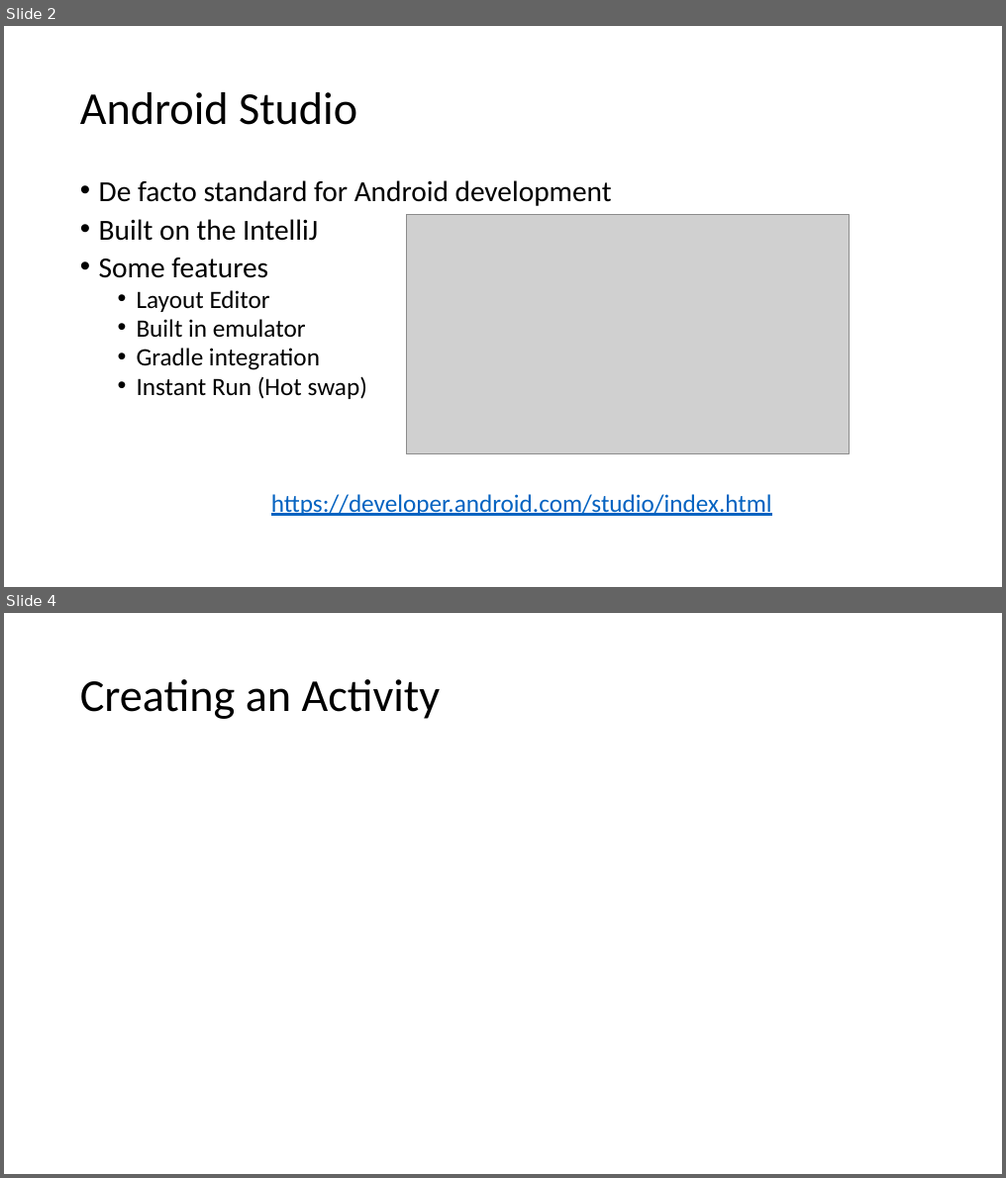
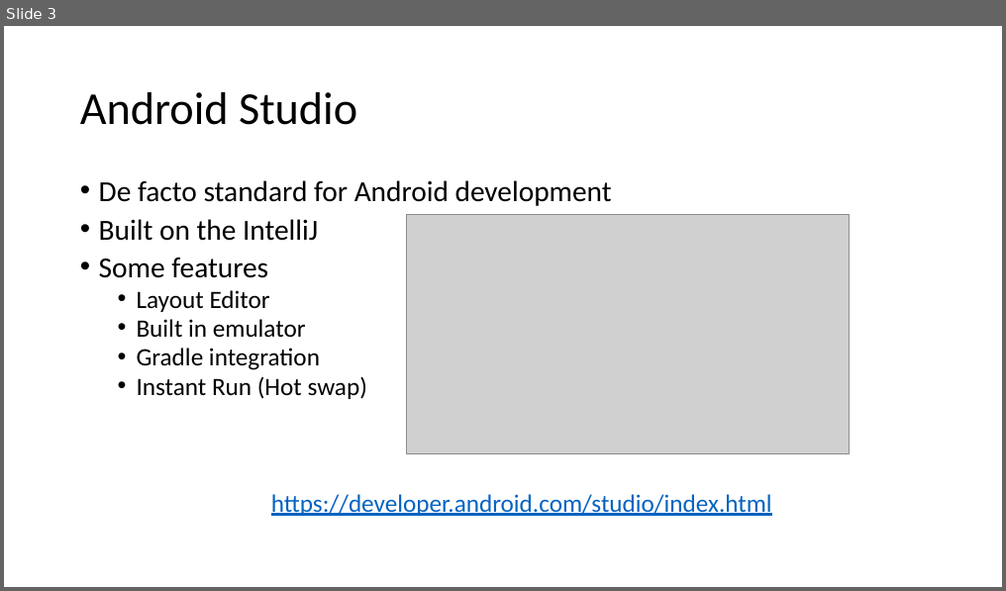
Before and after one commit to Batch-xx/Android-Lunch-Learn, a slide deck: slides/Android Studio_Activities_Fragments.pptx. Shown one above the other, each under a label of ours: slides 2 and 4 before the commit, slide 3 after it; the slides between them are not shown. The pictures are 1006x1178 and 1006x591 pixels, drawn with LibreOffice and Linux fonts; fonts in the diff are those of the drawing; grey boxes stand for pictures. Boxes give left, top, right and bottom in pixels: in the first picture for what was removed or moved away, otherwise in the second. Text is boxed around its words. In the diff, an @@ line names an element or a change of style, - is before the commit and + after.

```diff
--- a/slides/Android Studio_Activities_Fragments.pptx
+++ b/slides/Android Studio_Activities_Fragments.pptx
@@ slide 4 removed at (4, 613, 1002, 1174), background #FFFFFF @@
@@ title removed at (80, 679, 441, 719) @@
-Creating an Activity
@@ what was slide 2 is now slide 3 @@
```
Also in this commit, not shown: 1 slide changed, 4 slides added.
